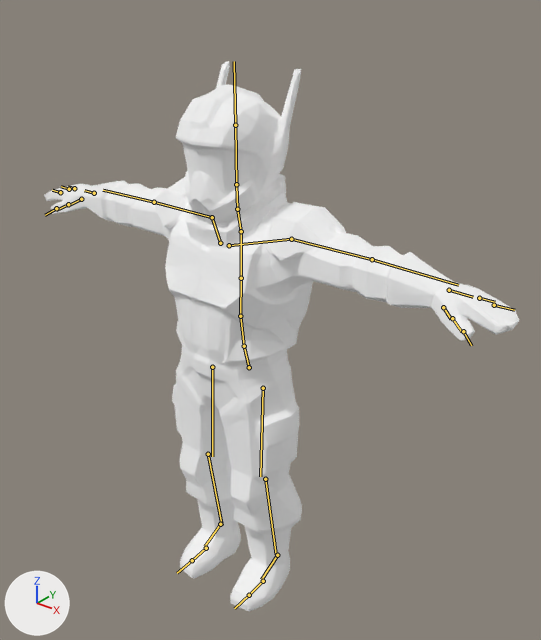
An edit to the glTF model models/Pilot.glb, drawn before and after from the same camera.
Camera for both pictures: a 50 mm camera at (1.54, -1.76, 2.26) aimed at (0.15, -0.02, 1.18). Every picture has the same lights, and +X, +Y and +Z are marked at lower left. The older version comes first. The bones that change, and the others that lie on the model, are drawn over the model as lines.
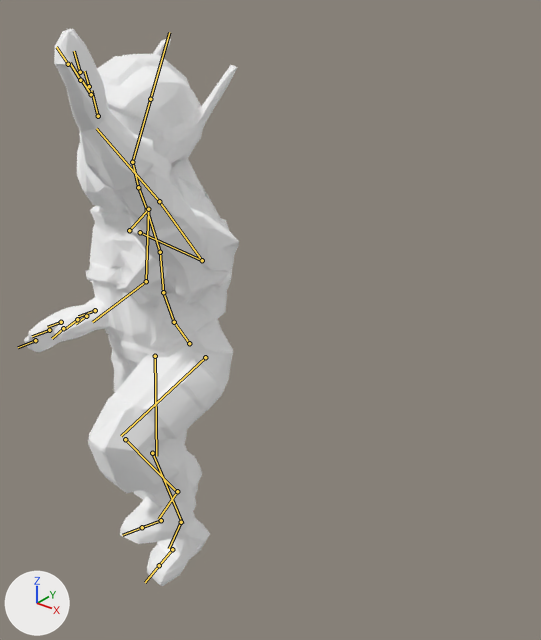
The newer file adds an action. The first version stands in its rest pose; the second is drawn at frame 28 of the action 'Climb_Loop'.

Where the change shows, as pixel boxes (x1, y1, x2, y2) in the pictures (541 x 640 px):
'Mesh_0.001', posed (55% narrower): before (44, 61, 520, 611); after (24, 29, 239, 586)
bone 'DEF-hips', root to tip: before (249, 367) to (244, 346); after (189, 343) to (174, 322)
bone 'DEF-spine001', root to tip: before (244, 346) to (240, 316); after (174, 322) to (163, 292)
bone 'DEF-spine002', root to tip: before (240, 316) to (241, 278); after (163, 292) to (160, 252)
bone 'DEF-spine003', root to tip: before (241, 278) to (241, 231); after (160, 252) to (147, 210)
bone 'DEF-neck', root to tip: before (241, 231) to (237, 209); after (147, 210) to (138, 187)
bone 'DEF-head', root to tip: before (236, 184) to (235, 125); after (132, 162) to (150, 99)
bone 'DEF-shoulderL', root to tip: before (229, 245) to (291, 239); after (140, 232) to (202, 260)
bone 'DEF-upper_armL', root to tip: before (291, 239) to (372, 259); after (202, 260) to (159, 201)
bone 'DEF-forearmL', root to tip: before (372, 259) to (458, 285); after (159, 201) to (96, 128)
bone 'DEF-handL', root to tip: before (449, 290) to (473, 297); after (98, 116) to (91, 90)
bone 'DEF-shoulderR', root to tip: before (220, 243) to (212, 217); after (129, 230) to (148, 209)
bone 'DEF-upper_armR', root to tip: before (212, 217) to (154, 202); after (148, 209) to (146, 281)
bone 'DEF-forearmR', root to tip: before (154, 202) to (103, 190); after (146, 281) to (92, 322)
bone 'DEF-handR', root to tip: before (94, 193) to (84, 190); after (95, 310) to (78, 316)
bone 'DEF-thighL', root to tip: before (263, 388) to (260, 476); after (205, 357) to (121, 436)
bone 'DEF-shinL', root to tip: before (265, 479) to (276, 554); after (125, 439) to (176, 491)
bone 'DEF-footL', root to tip: before (277, 555) to (261, 579); after (177, 491) to (158, 519)
bone 'DEF-toeL', root to tip: before (263, 581) to (249, 595); after (161, 520) to (142, 527)
bone 'DEF-thighR', root to tip: before (212, 367) to (212, 456); after (155, 356) to (156, 456)
bone 'DEF-shinR', root to tip: before (208, 454) to (222, 525); after (152, 453) to (182, 523)
bone 'DEF-footR', root to tip: before (220, 524) to (204, 546); after (181, 522) to (169, 548)
bone 'DEF-toeR', root to tip: before (206, 548) to (192, 560); after (172, 549) to (159, 565)

The change in detail:
Bone 'DEF-hips' (bone_def_hips) moves from (0.0, 0.0, 0.0) to (-0.104, 0.188, 0.152).
Bone 'DEF-hips' (bone_def_hips) turns from (0, 0, 0) to (11, 8, 15) degrees about its own x, y and z.
Bone 'DEF-spine001' (bone_def_spine001) turns from (0, 0, 0) to (0, -4, -12) degrees about its own x, y and z.
Bone 'DEF-spine002' (bone_def_spine002) turns from (0, 0, 0) to (-7, 7, -4) degrees about its own x, y and z.
Bone 'DEF-spine003' (bone_def_spine003) turns from (0, 0, 0) to (18, 1, 0) degrees about its own x, y and z.
Bone 'DEF-neck' (bone_def_neck) turns from (0, 0, 0) to (-10, -3, 1) degrees about its own x, y and z.
Bone 'DEF-head' (bone_def_head) turns from (0, 0, 0) to (-25, -15, -8) degrees about its own x, y and z.
Bone 'DEF-shoulderL' (bone_def_shoulderl) turns from (0, 0, 0) to (-36, -19, -20) degrees about its own x, y and z.
Bone 'DEF-upper_armL' (bone_def_upper_arml) turns from (0, 0, 0) to (93, -38, 7) degrees about its own x, y and z.
Bone 'DEF-forearmL' (bone_def_forearml) turns from (0, 0, 0) to (5, -34, -6) degrees about its own x, y and z.
Bone 'DEF-handL' (bone_def_handl) turns from (0, 0, 0) to (6, -5, 21) degrees about its own x, y and z.
Bone 'DEF-shoulderR' (bone_def_shoulderr) turns from (0, 0, 0) to (-23, -5, -31) degrees about its own x, y and z.
Bone 'DEF-upper_armR' (bone_def_upper_armr) turns from (0, 0, 0) to (4, -26, 62) degrees about its own x, y and z.
Bone 'DEF-forearmR' (bone_def_forearmr) turns from (0, 0, 0) to (89, -5, -9) degrees about its own x, y and z.
Bone 'DEF-handR' (bone_def_handr) turns from (0, 0, 0) to (-13, -15, -25) degrees about its own x, y and z.
Bone 'DEF-thighL' (bone_def_thighl) turns from (0, 0, 0) to (-70, 15, 19) degrees about its own x, y and z.
Bone 'DEF-shinL' (bone_def_shinl) turns from (0, 0, 0) to (84, -5, -2) degrees about its own x, y and z.
Bone 'DEF-footL' (bone_def_footl) turns from (0, 0, 0) to (-13, 2, -5) degrees about its own x, y and z.
Bone 'DEF-toeL' (bone_def_toel) turns from (0, 0, 0) to (26, 6, 2) degrees about its own x, y and z.
Bone 'DEF-thighR' (bone_def_thighr) turns from (0, 0, 0) to (-14, 14, 10) degrees about its own x, y and z.
Bone 'DEF-shinR' (bone_def_shinr) turns from (0, 0, 0) to (10, -7, 2) degrees about its own x, y and z.
Bone 'DEF-footR' (bone_def_footr) turns from (0, 0, 0) to (16, 22, 7) degrees about its own x, y and z.
Bone 'DEF-toeR' (bone_def_toer) turns from (0, 0, 0) to (8, -40, 15) degrees about its own x, y and z.
